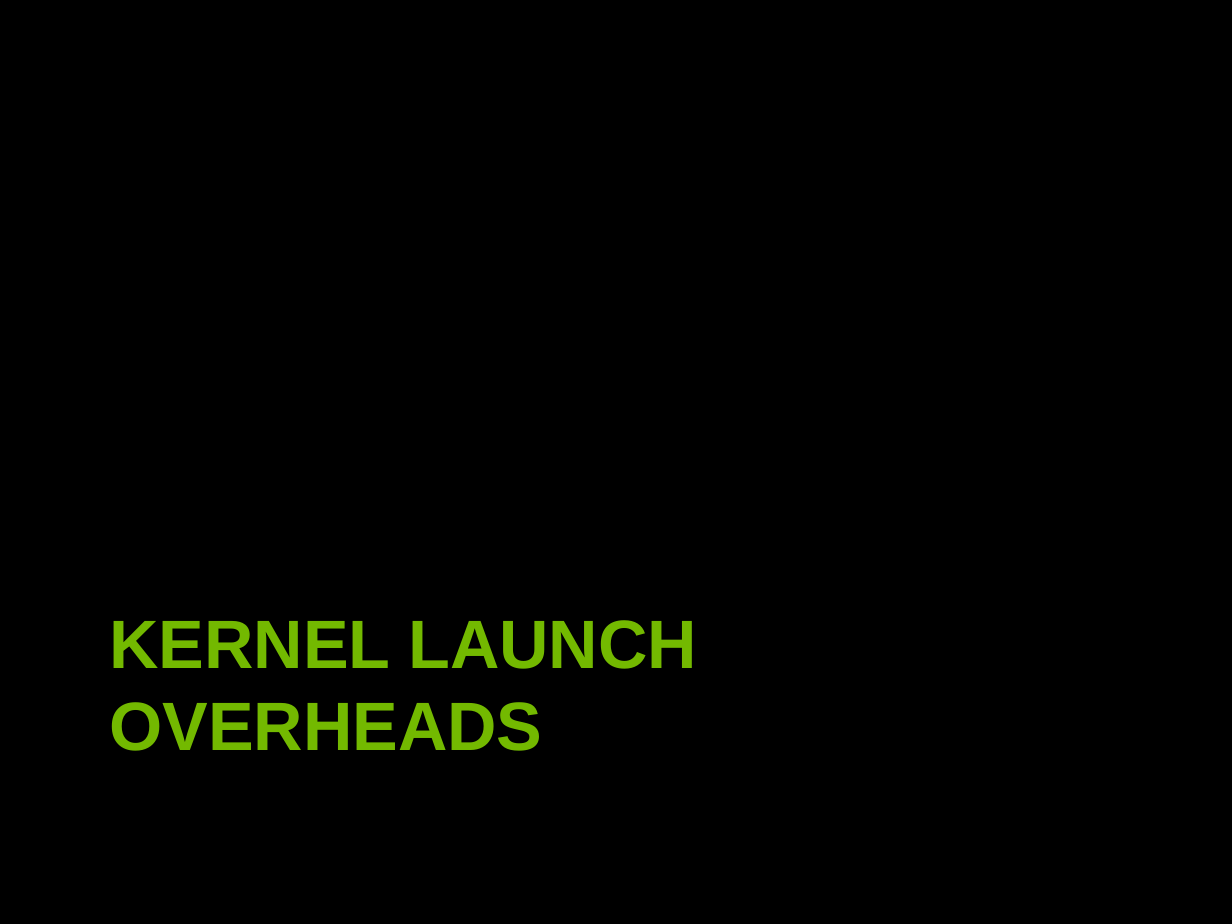
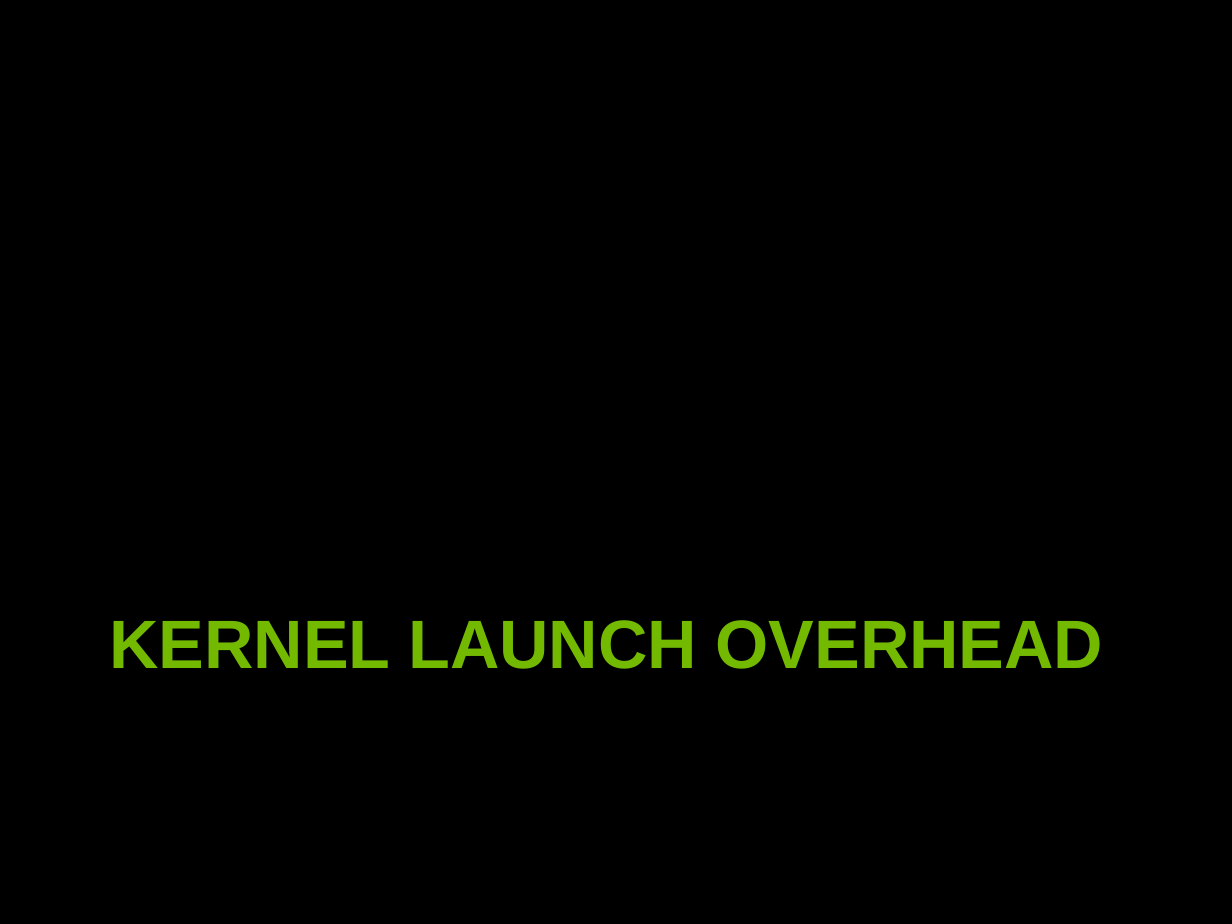
Before and after one commit to deeperlearning/stanford-cs193g-sp2010, a slide deck: slide 41 of lectures/lecture_5/performance_considerations.ppt. Drawn at 1232x924 pixels with LibreOffice and Linux fonts; fonts in the diff are those of the drawing. Boxes give left, top, right and bottom in pixels: in the first picture for what was removed or moved away, otherwise in the second. Text is boxed around its words. In the diff, an @@ line names an element or a change of style, - is before the commit and + after.

```diff
--- a/lectures/lecture_5/performance_considerations.ppt
+++ b/lectures/lecture_5/performance_considerations.ppt
@@ title at bbox=[110, 620, 1103, 669]: text changed @@
-KERNEL LAUNCH OVERHEADS
+KERNEL LAUNCH OVERHEAD
```
Also in this commit, not shown: 22 other slides changed, 1 other file.
